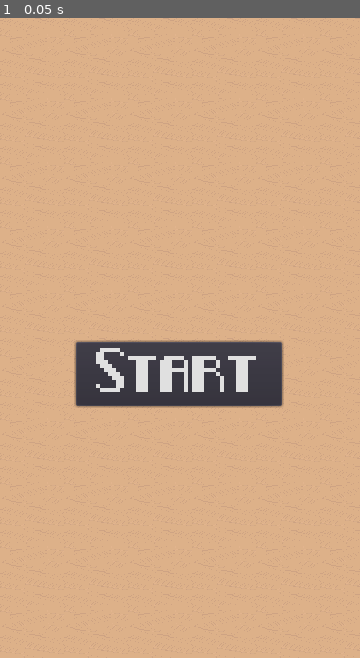
Above: before the commit, frame 1.
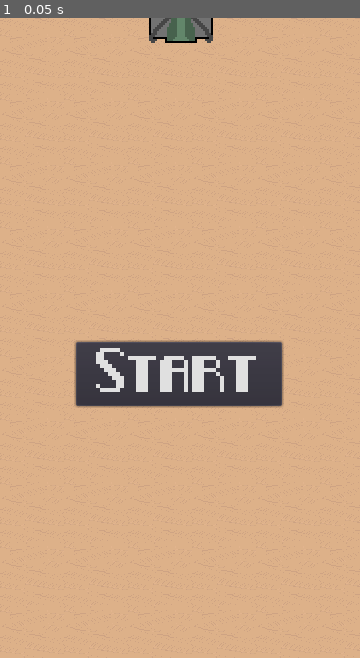
Above: after the commit, the same moment.

Repository: JordonR96/Hyper-Planet
Game: Godot game, scene res://Main.tscn
The game is run twice, just before and just after one commit, with the same random seed, the same clock (stepped at 60 frames per second) and the same inputs.
Inputs:
- Up to frame 1 (0.05 s): no input

The runs differ from the first frame. In frame 1, 0.7% of the frame differs, in the area x 41-60%, y 0-4%.

Commit message:
shooting animation, and  inherited enemt scene

Diff:
--- a/Enemy.tscn
+++ b/Enemy.tscn
@@ -1,17 +1,8 @@
-[gd_scene load_steps=5 format=2]
+[gd_scene load_steps=3 format=2]
 
 [ext_resource path="res://Enemy.gd" type="Script" id=1]
-[ext_resource path="res://Art/enemies/block.png" type="Texture" id=2]
 
-[sub_resource type="SpriteFrames" id=1]
-animations = [ {
-"frames": [ ExtResource( 2 ) ],
-"loop": true,
-"name": "default",
-"speed": 5.0
-} ]
-
-[sub_resource type="RectangleShape2D" id=2]
+[sub_resource type="RectangleShape2D" id=1]
 extents = Vector2( 31.9908, 31.8986 )
 
 [node name="Enemy" type="Area2D"]
@@ -24,8 +15,7 @@
 }
 
 [node name="AnimatedSprite" type="AnimatedSprite" parent="."]
-frames = SubResource( 1 )
 
 [node name="CollisionShape2D" type="CollisionShape2D" parent="."]
-shape = SubResource( 2 )
+shape = SubResource( 1 )
 [connection signal="area_entered" from="." to="." method="_on_Enemy_area_entered"]
--- /dev/null
+++ b/LaserBlock.gd
@@ -0,0 +1,17 @@
+extends "Enemy.gd"
+
+
+
+# Declare member variables here. Examples:
+# var a = 2
+# var b = "text"
+
+
+# Called when the node enters the scene tree for the first time.
+func _ready():
+	pass # Replace with function body.
+
+
+# Called every frame. 'delta' is the elapsed time since the previous frame.
+#func _process(delta):
+#	pass
--- /dev/null
+++ b/LaserBlock.tscn
@@ -0,0 +1,19 @@
+[gd_scene load_steps=5 format=2]
+
+[ext_resource path="res://Enemy.tscn" type="PackedScene" id=1]
+[ext_resource path="res://Art/enemies/block.png" type="Texture" id=2]
+[ext_resource path="res://LaserBlock.gd" type="Script" id=3]
+
+[sub_resource type="SpriteFrames" id=1]
+animations = [ {
+"frames": [ ExtResource( 2 ) ],
+"loop": true,
+"name": "default",
+"speed": 5.0
+} ]
+
+[node name="Enemy" instance=ExtResource( 1 )]
+script = ExtResource( 3 )
+
+[node name="AnimatedSprite" parent="." index="0"]
+frames = SubResource( 1 )
--- a/Main.tscn
+++ b/Main.tscn
@@ -2,16 +2,16 @@
 
 [ext_resource path="res://Main.gd" type="Script" id=1]
 [ext_resource path="res://Font/pixel_noir/Pixel-Noir Caps.ttf" type="DynamicFontData" id=2]
+[ext_resource path="res://LaserBlock.tscn" type="PackedScene" id=3]
 [ext_resource path="res://Camera2D.tscn" type="PackedScene" id=4]
 [ext_resource path="res://Font/pixel_noir/Pixel-Noir.ttf" type="DynamicFontData" id=5]
-[ext_resource path="res://Enemy.tscn" type="PackedScene" id=6]
 
-[sub_resource type="DynamicFont" id=5]
+[sub_resource type="DynamicFont" id=1]
 size = 32
 extra_spacing_top = 28
 font_data = ExtResource( 2 )
 
-[sub_resource type="DynamicFont" id=4]
+[sub_resource type="DynamicFont" id=2]
 size = 32
 font_data = ExtResource( 5 )
 
@@ -26,9 +26,6 @@
 player_start_position = Vector2( 180, 583 )
 score_increment = 25.0
 
-[node name="Enemy" parent="." instance=ExtResource( 6 )]
-position = Vector2( 184.87, -1628.4 )
-
 [node name="Camera2D" parent="." instance=ExtResource( 4 )]
 position = Vector2( 0, 0 )
 anchor_mode = 0
@@ -74,6 +71,9 @@
 [node name="GameOverTimer" type="Timer" parent="."]
 wait_time = 1.5
 one_shot = true
+
+[node name="Enemy" parent="." instance=ExtResource( 3 )]
+position = Vector2( 181.335, -7.00352 )
 [connection signal="pressed" from="Camera2D/HUD/StartButton" to="." method="_start_game"]
 [connection signal="timeout" from="ScoreTimer" to="." method="_on_ScoreTimer_timeout"]
 [connection signal="timeout" from="GameOverTimer" to="." method="_on_GameOverTimer_timeout"]
--- a/Player.gd
+++ b/Player.gd
@@ -85,12 +85,19 @@
 		if (allow_shoot):
 			## TODO play the shooting animation
 			emit_signal('shoot')
+			$AnimatedSprite.play('shoot')
+
+
+
 			allow_shoot = false
-			$ShootTimer.start()
+
+
 
 	if (Input.is_action_pressed('ui_left')):
+
 		rotation_dir -= 1
 	elif(Input.is_action_pressed('ui_right')):
+
 		rotation_dir += 1
 	else:
 		if (auto_straighten and rotation_degree != 0):
@@ -124,6 +131,9 @@
 	health = health - amount
 
 
+func _on_AnimatedSprite_animation_finished():
+	if ($AnimatedSprite.animation ==  'shoot'):
+		allow_shoot = true
 
-func _on_ShootTimer_timeout():
-	allow_shoot = true
+	if ($AnimatedSprite.animation != 'default'):
+		$AnimatedSprite.animation  = 'default'
--- a/Player.tscn
+++ b/Player.tscn
@@ -1,51 +1,42 @@
-[gd_scene load_steps=7 format=2]
+[gd_scene load_steps=6 format=2]
 
-[ext_resource path="res://Art/player/spaceship2.png" type="Texture" id=1]
-[ext_resource path="res://Art/player/spaceship3.png" type="Texture" id=2]
 [ext_resource path="res://Art/player/spaceship1.png" type="Texture" id=3]
 [ext_resource path="res://Player.gd" type="Script" id=4]
-
-[sub_resource type="SpriteFrames" id=1]
-animations = [ {
-"frames": [ ExtResource( 2 ) ],
-"loop": true,
-"name": "left",
-"speed": 5.0
-}, {
-"frames": [ ExtResource( 1 ) ],
-"loop": true,
-"name": "right",
-"speed": 5.0
-}, {
-"frames": [ ExtResource( 3 ) ],
-"loop": true,
-"name": "forward",
-"speed": 5.0
-} ]
+[ext_resource path="res://Art/player/spaceship4.png" type="Texture" id=5]
 
 [sub_resource type="RectangleShape2D" id=2]
 extents = Vector2( 30.9246, 30.7635 )
+
+[sub_resource type="SpriteFrames" id=3]
+animations = [ {
+"frames": [ ExtResource( 3 ) ],
+"loop": true,
+"name": "default",
+"speed": 5.0
+}, {
+"frames": [ ExtResource( 5 ) ],
+"loop": false,
+"name": "shoot",
+"speed": 5.0
+} ]
 
 [node name="Player" type="Area2D"]
 position = Vector2( 184.5, 557.009 )
 collision_mask = 14
 script = ExtResource( 4 )
+__meta__ = {
+"_edit_group_": true
+}
 auto_straighten = true
 rotation_speed = 2.0
 rotation_limit = 15
 
-[node name="AnimatedSprite" type="AnimatedSprite" parent="."]
-position = Vector2( -0.000106812, 0.565674 )
-frames = SubResource( 1 )
-animation = "right"
-playing = true
-
 [node name="CollisionShape2D" type="CollisionShape2D" parent="."]
-position = Vector2( 0.353546, 1.76779 )
+position = Vector2( -1.54078e-05, -0.176729 )
 shape = SubResource( 2 )
 one_way_collision_margin = 0.0
 
-[node name="ShootTimer" type="Timer" parent="."]
-wait_time = 0.2
-one_shot = true
-[connection signal="timeout" from="ShootTimer" to="." method="_on_ShootTimer_timeout"]
+[node name="AnimatedSprite" type="AnimatedSprite" parent="."]
+frames = SubResource( 3 )
+playing = true
+[connection signal="animation_finished" from="AnimatedSprite" to="." method="_on_AnimatedSprite_animation_finished"]
Not shown: 2 places in Main.tscn that only renumber resources
